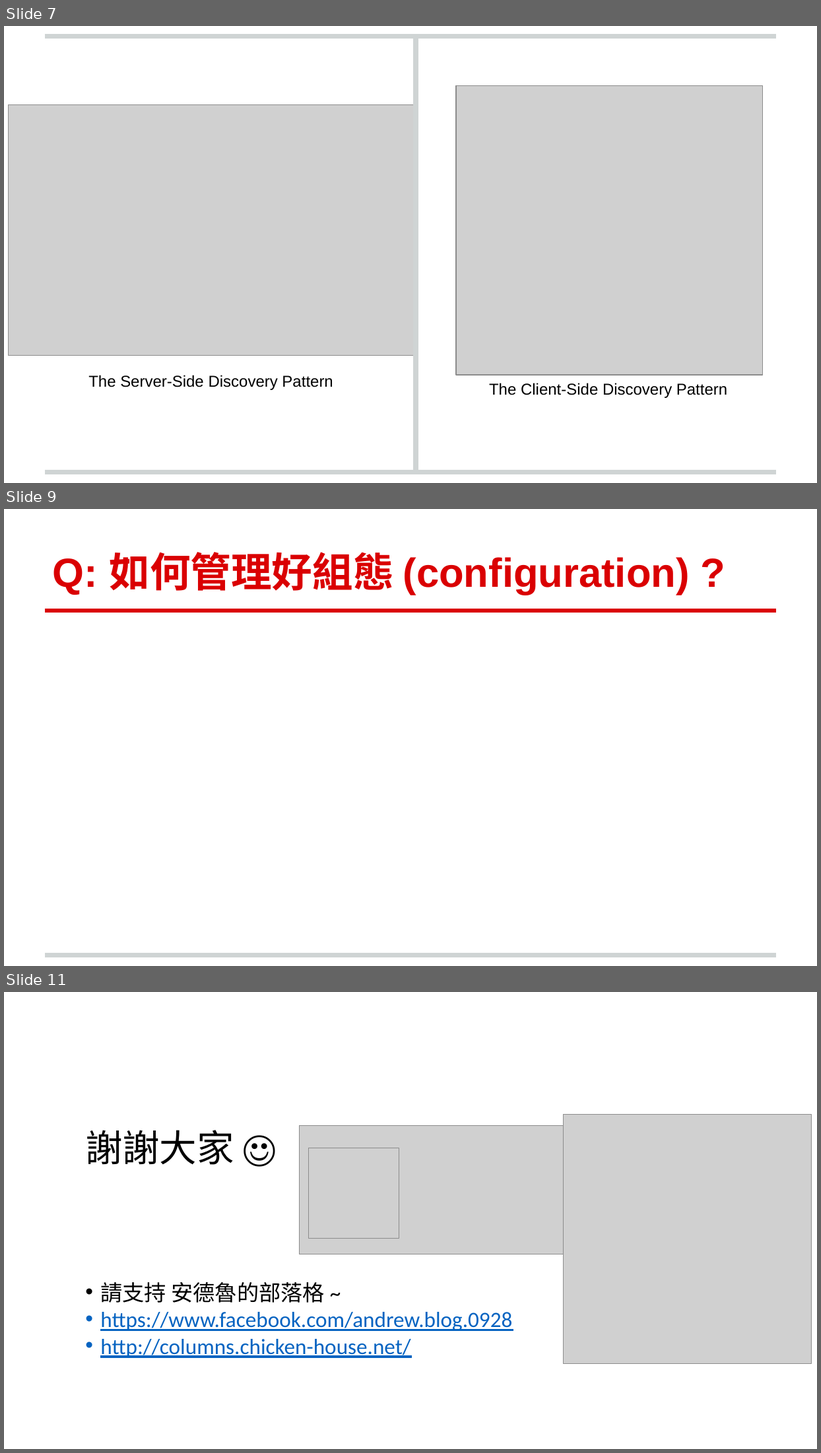
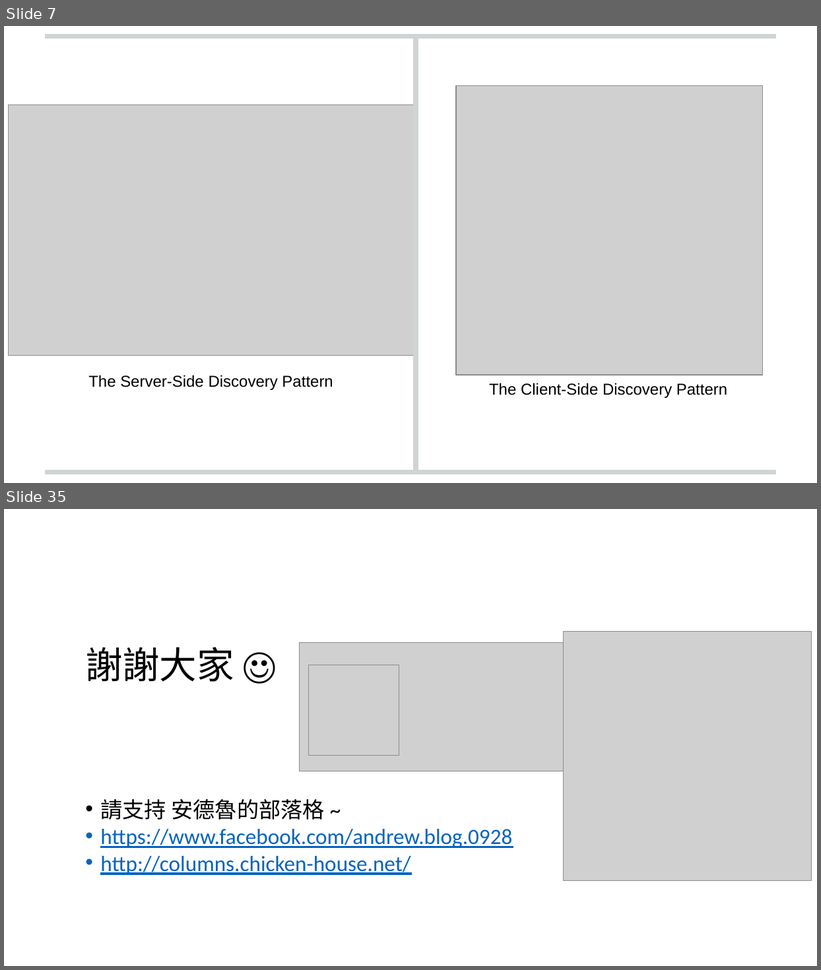
Before and after one commit to andrew0928/Meetup, a slide deck: 20180911.DevOpsDaysTaipei2018/Andrew-ServiceDiscovery (簡報).pptx. Shown one above the other, each under a label of ours: slides 7, 9 and 11 before the commit, slides 7 and 35 after it; the slides between them are not shown. The pictures are 821x1453 and 821x970 pixels, drawn with LibreOffice and Linux fonts; fonts in the diff are those of the drawing; grey boxes stand for pictures; background and template pictures are left out. Boxes give left, top, right and bottom in pixels: in the first picture for what was removed or moved away, otherwise in the second. Text is boxed around its words. In the diff, an @@ line names an element or a change of style, - is before the commit and + after.

```diff
--- a/20180911.DevOpsDaysTaipei2018/Andrew-ServiceDiscovery (簡報).pptx
+++ b/20180911.DevOpsDaysTaipei2018/Andrew-ServiceDiscovery (簡報).pptx
@@ slide 9 removed at (4, 509, 817, 966), background #FFFFFF; not listed: 1 template element that a slide beside it also shows @@
@@ title removed at (53, 552, 690, 595) @@
-Q: 如何管理好組態 (configuration) ?
@@ line removed from (45, 611) to (776, 611) @@
@@ what was slide 11 is now slide 35 @@
```
Also in this commit, not shown: 1 slide changed, 25 slides added.
